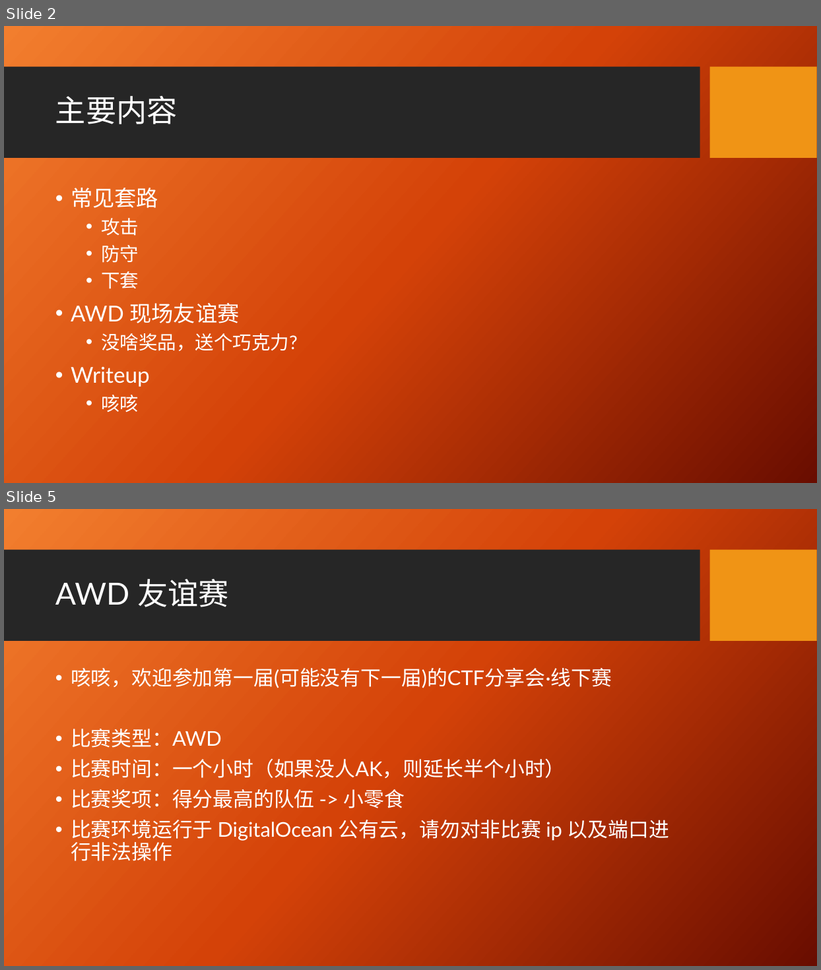
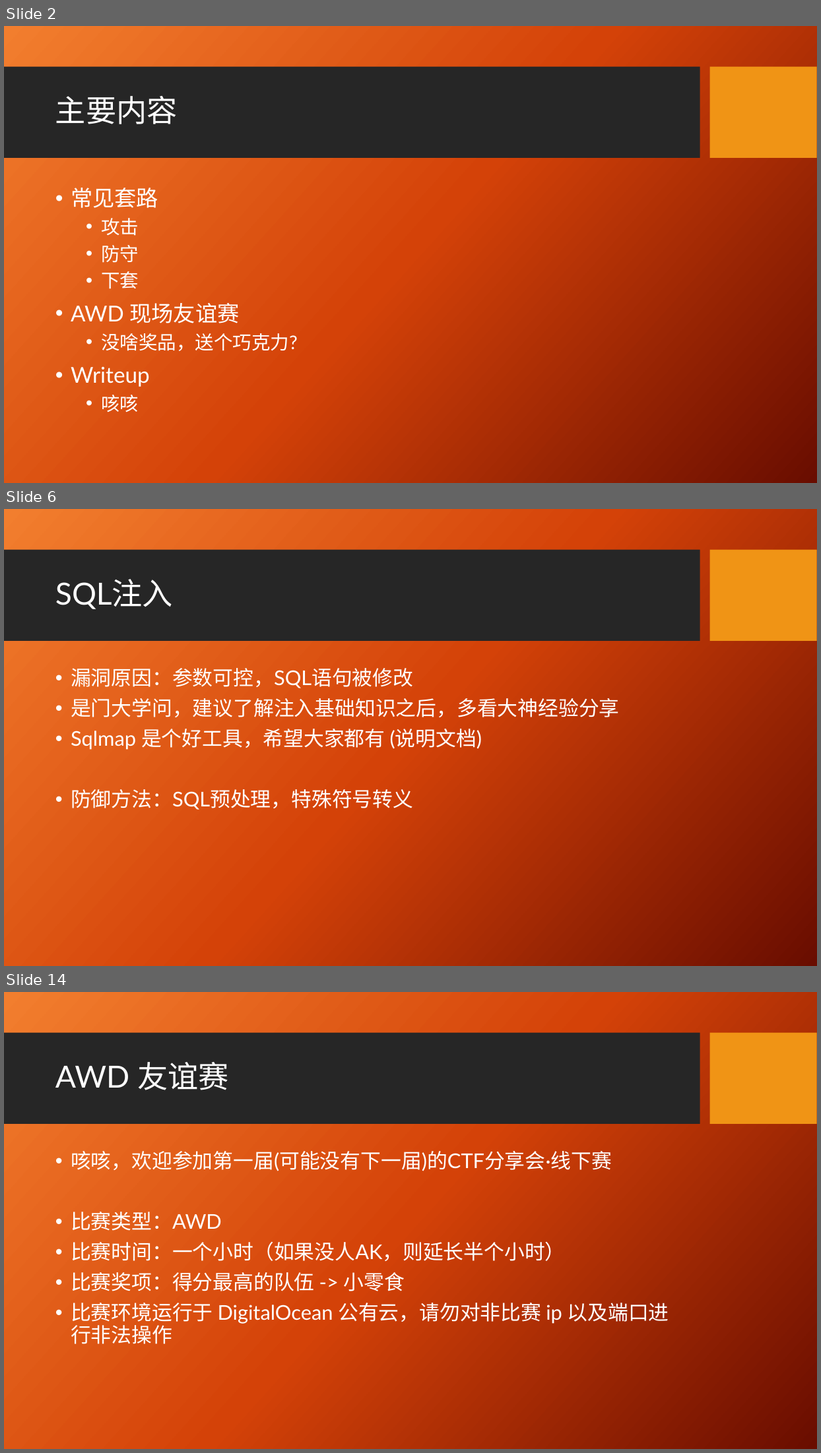
Before and after one commit to zzfly256/CTF-AWD-demo, a slide deck: CTF AWD.pptx. Shown one above the other, each under a label of ours: slides 2 and 5 before the commit, slides 2, 6 and 14 after it; the slides between them are not shown. The pictures are 821x970 and 821x1453 pixels, drawn with LibreOffice and Linux fonts; fonts in the diff are those of the drawing; background and template pictures are left out. Boxes give left, top, right and bottom in pixels: in the first picture for what was removed or moved away, otherwise in the second. Text is boxed around its words. In the diff, an @@ line names an element or a change of style, - is before the commit and + after.

```diff
--- a/CTF AWD.pptx
+++ b/CTF AWD.pptx
@@ slide 6 added at (x1=4, y1=509, x2=817, y2=966), background picture (left out); not listed: 2 template elements that a slide beside it also shows @@
@@ title added at (x1=55, y1=579, x2=173, y2=609), 36 pt, text #FFFFFF @@
+SQL注入
@@ text added at (x1=71, y1=668, x2=620, y2=810), 24 pt, text #FFFFFF @@
+• 漏洞原因：参数可控，SQL语句被修改
+• 是门大学问，建议了解注入基础知识之后，多看大神经验分享
+• Sqlmap 是个好工具，希望大家都有 (说明文档)
+• 防御方法：SQL预处理，特殊符号转义
@@ what was slide 5 is now slide 14 @@
```
Also in this commit, not shown: 3 slides changed, 9 other slides added, 23 other files.
